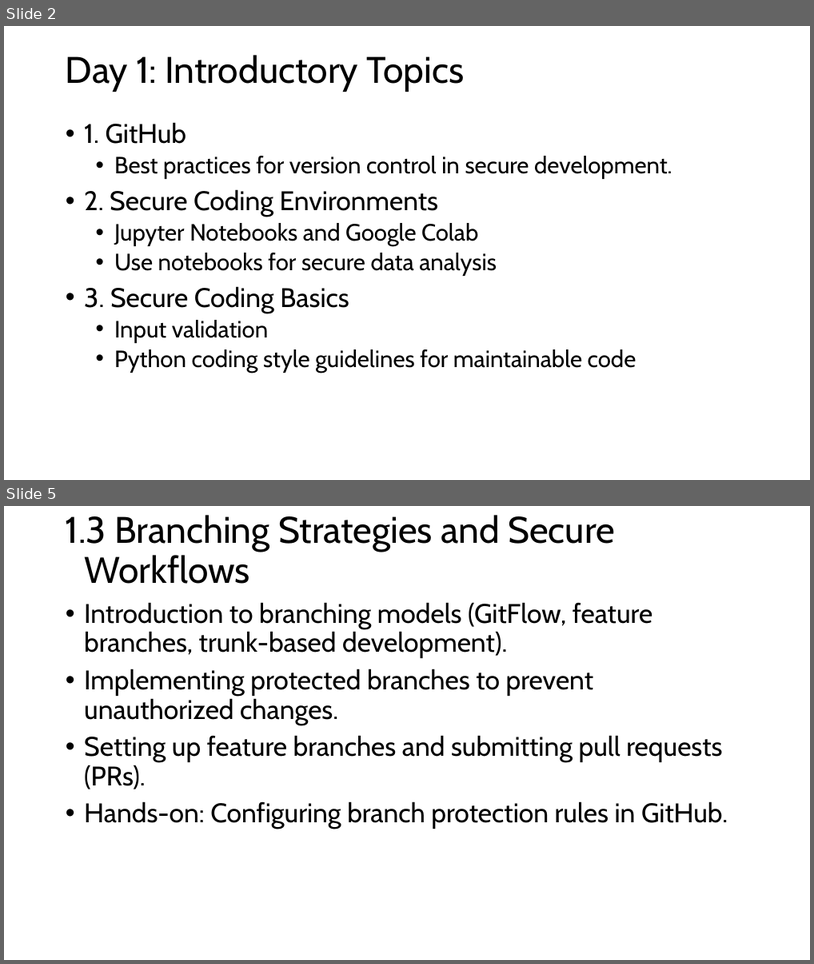
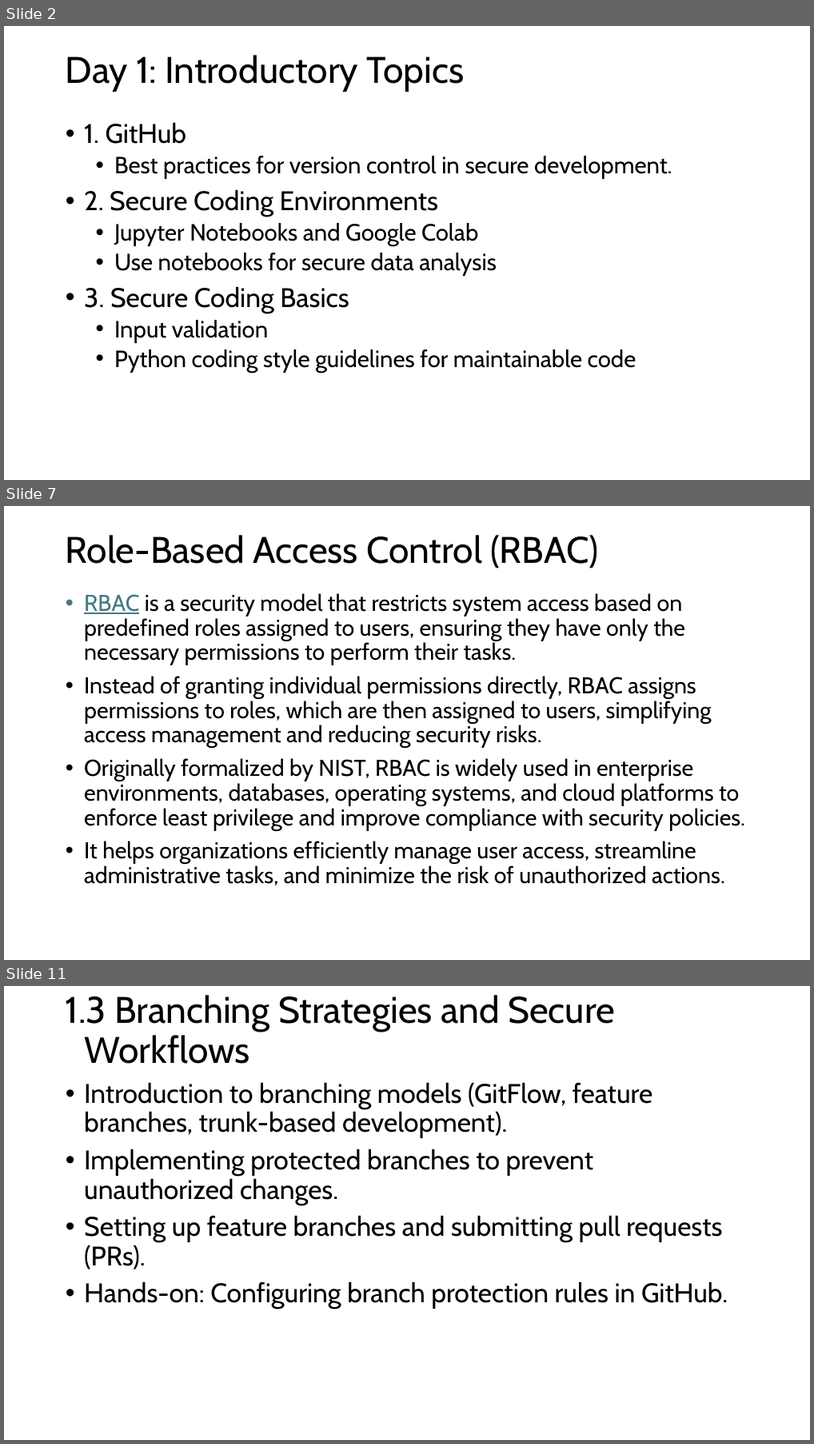
Before and after one commit to FSCJ-FacultyDev/SWC-Columbus-2025, a slide deck: Slides-Day1.pptx. Shown one above the other, each under a label of ours: slides 2 and 5 before the commit, slides 2, 7 and 11 after it; the slides between them are not shown. The pictures are 814x964 and 814x1444 pixels, drawn with LibreOffice and Linux fonts; fonts in the diff are those of the drawing. Boxes give left, top, right and bottom in pixels: in the first picture for what was removed or moved away, otherwise in the second. Text is boxed around its words. In the diff, an @@ line names an element or a change of style, - is before the commit and + after.

```diff
--- a/Slides-Day1.pptx
+++ b/Slides-Day1.pptx
@@ slide 7 added at (4, 506, 810, 960), background #FFFFFF @@
@@ title added at (66, 535, 598, 568), 44 pt, text #000000 @@
+Role-Based Access Control (RBAC)
@@ text added at (84, 593, 746, 885), 27.2 pt, text #000000 @@
+• RBAC is a security model that restricts system access based on predefined roles assigned to users, ensuring they have only the necessary permissions to perform their tasks.
+• Instead of granting individual permissions directly, RBAC assigns permissions to roles, which are then assigned to users, simplifying access management and reducing security risks.
+• Originally formalized by NIST, RBAC is widely used in enterprise environments, databases, operating systems, and cloud platforms to enforce least privilege and improve compliance with security policies.
+• It helps organizations efficiently manage user access, streamline administrative tasks, and minimize the risk of unauthorized actions.
@@ what was slide 5 is now slide 11 @@
```
Also in this commit, not shown: 3 slides changed, 5 other slides added.
